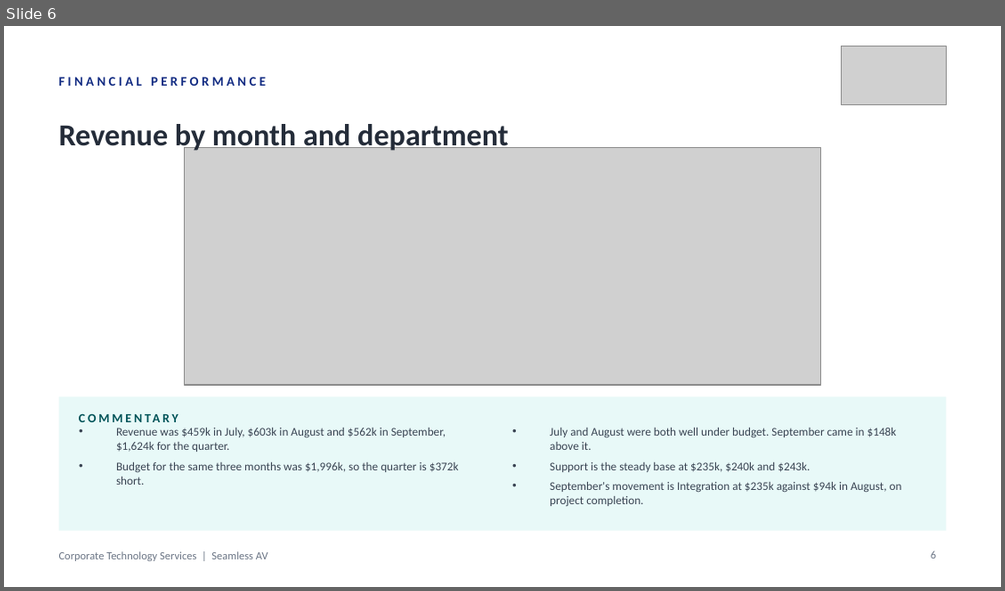
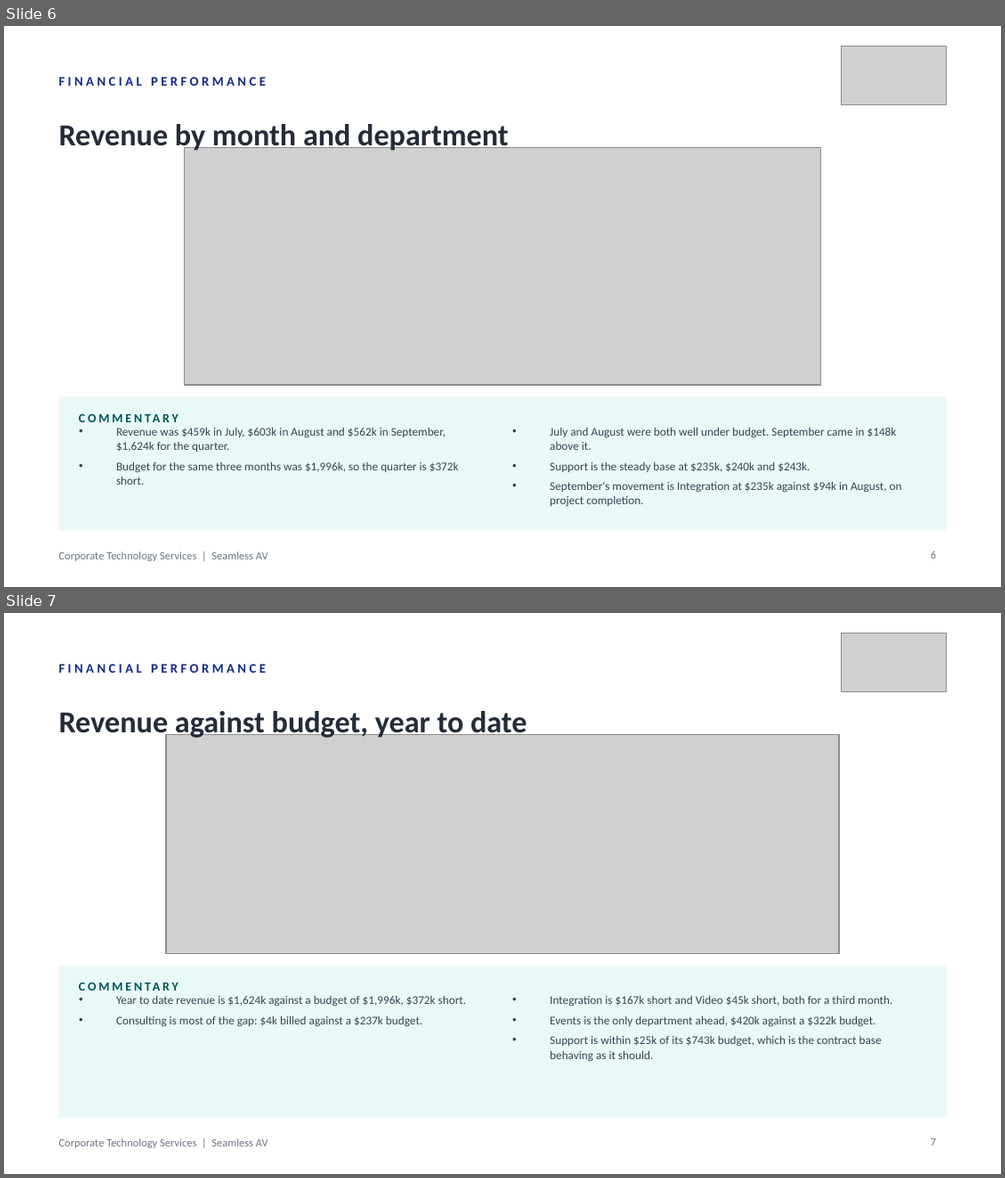
Before and after one commit to WesleyNelson-O33/Claude, a slide deck: deck/CTS Monthly Business Review - 30092026.pptx. Shown one above the other, each under a label of ours: slide 6 before the commit, slides 6 and 7 after it. The pictures are 1005x591 and 1005x1178 pixels, drawn with LibreOffice and Linux fonts; fonts in the diff are those of the drawing; grey boxes stand for pictures. Boxes give left, top, right and bottom in pixels: in the first picture for what was removed or moved away, otherwise in the second. Text is boxed around its words. In the diff, an @@ line names an element or a change of style, - is before the commit and + after.

```diff
--- a/deck/CTS Monthly Business Review - 30092026.pptx
+++ b/deck/CTS Monthly Business Review - 30092026.pptx
@@ slide 7 added at (4,613,1001,1174), background #FFFFFF; not listed: 1 template element that a slide beside it also shows @@
@@ picture added at (841,633,946,691) @@
@@ text added at (59,664,266,673), 9.5 pt, text #122B82, bold @@
+FINANCIAL PERFORMANCE
@@ text added at (59,707,527,740), 22 pt, text #242C39, bold @@
+Revenue against budget, year to date
@@ picture added at (165,735,838,953) @@
@@ rectangle added at (59,965,946,1118), fill #E8F9F8 @@
@@ text added at (79,973,378,997), 9 pt, text #005358, bold @@
+COMMENTARY
@@ text added at (116,996,467,1027), 8.5 pt, text #3A4453 @@
+• Year to date revenue is $1,624k against a budget of $1,996k, $372k short.
+• Consulting is most of the gap: $4k billed against a $237k budget.
@@ text added at (550,996,892,1062), 8.5 pt, text #3A4453 @@
+• Integration is $167k short and Video $45k short, both for a third month.
+• Events is the only department ahead, $420k against a $322k budget.
+• Support is within $25k of its $743k budget, which is the contract base behaving as it should.
@@ page number added at (930,1138,936,1145), 8 pt, text #6B7585 @@
+7
```
Also in this commit, not shown: 10 other files.
